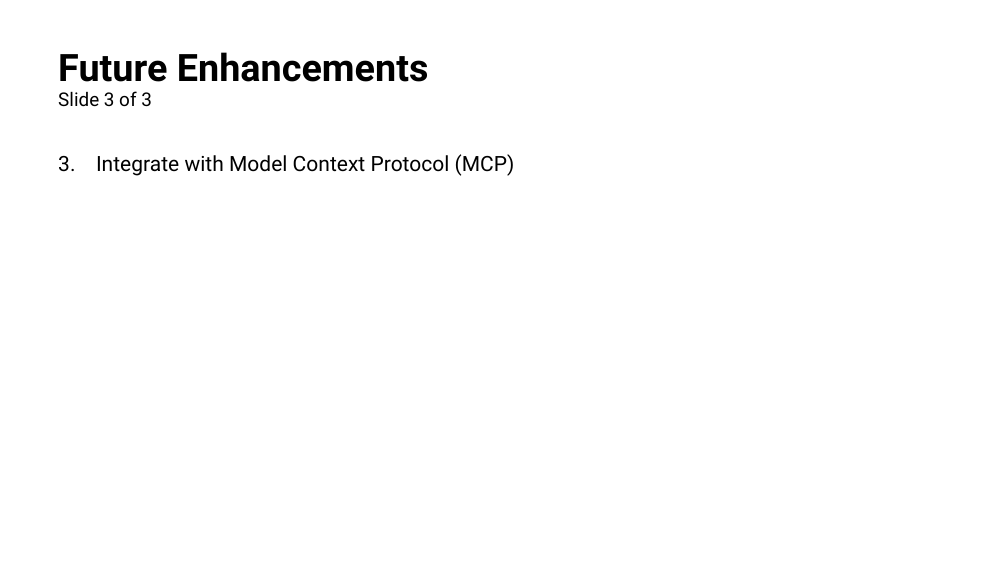
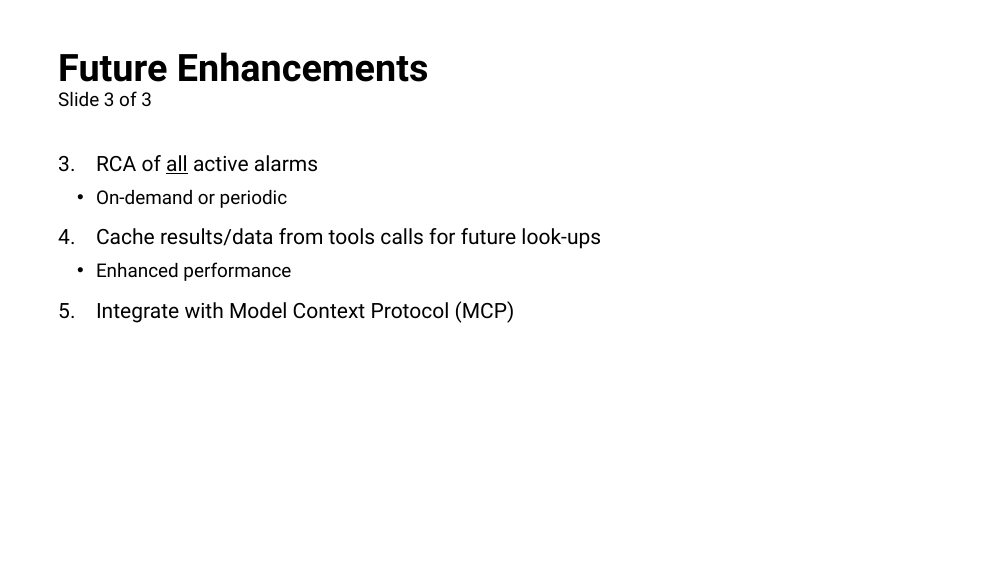
Before and after one commit to ml-rpirbhai/ai_network_rca_agent, a slide deck: slide 16 of Presentation.pptx. Drawn at 1008x567 pixels with LibreOffice and Linux fonts; fonts in the diff are those of the drawing. Boxes give left, top, right and bottom in pixels: in the first picture for what was removed or moved away, otherwise in the second. Text is boxed around its words. In the diff, an @@ line names an element or a change of style, - is before the commit and + after.

```diff
--- a/Presentation.pptx
+++ b/Presentation.pptx
@@ text at [96,155,601,281]: paragraphs added @@
+3. RCA of all active alarms
+  • On-demand or periodic
+4. Cache results/data from tools calls for future look-ups
+  • Enhanced performance
```
Also in this commit, not shown: 10 other slides changed, 8 other files.
